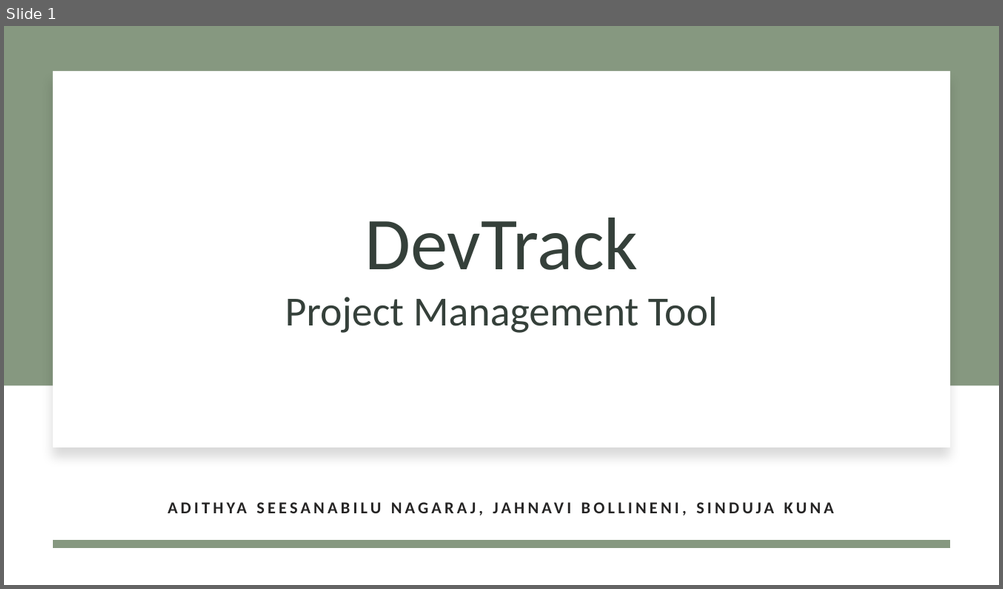
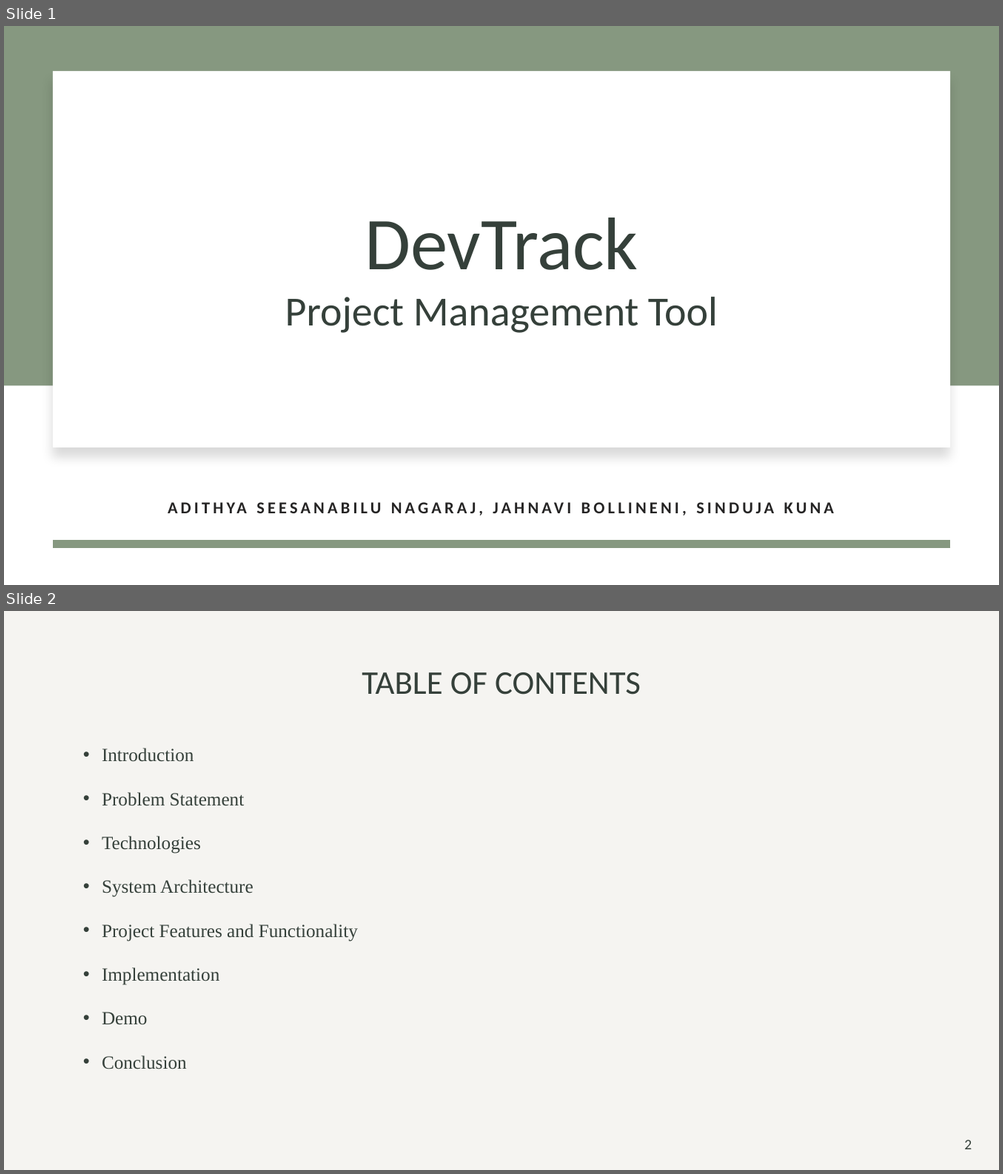
Before and after one commit to jahnavib26/DevTrack, a slide deck: ACS560 - SE Project Presentation.pptx. Shown one above the other, each under a label of ours: slide 1 before the commit, slides 1 and 2 after it. The pictures are 1003x589 and 1003x1174 pixels, drawn with LibreOffice and Linux fonts; fonts in the diff are those of the drawing. Boxes give left, top, right and bottom in pixels: in the first picture for what was removed or moved away, otherwise in the second. Text is boxed around its words. In the diff, an @@ line names an element or a change of style, - is before the commit and + after.

```diff
--- a/ACS560 - SE Project Presentation.pptx
+++ b/ACS560 - SE Project Presentation.pptx
@@ slide 2 added at (4,611,999,1170), background #FFFFFF @@
@@ rectangle added at (4,611,999,1170), fill #C0B7A5 at 15% opacity @@
@@ title added at (361,672,640,695), 32 pt, text #35403A @@
+TABLE OF CONTENTS
@@ text added at (102,748,358,1070), 18 pt, text #35403A @@
+• Introduction
+• Problem Statement
+• Technologies
+• System Architecture
+• Project Features and Functionality
+• Implementation
+• Demo
+• Conclusion
@@ page number added at (964,1140,971,1150), 14 pt, text #35403A @@
+2
```
Also in this commit, not shown: 1 slide changed, 8 other slides added, 1 other file.
